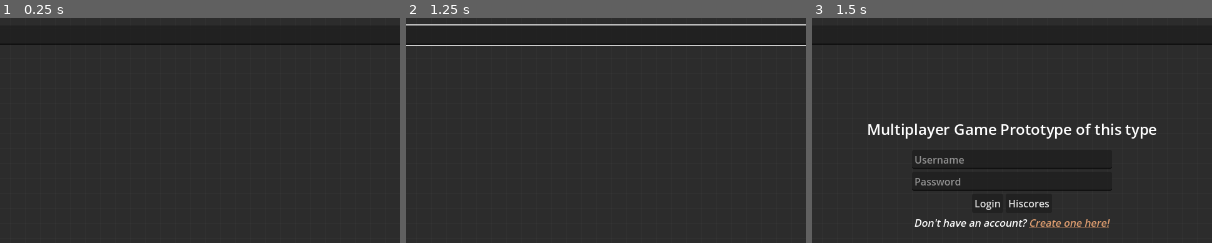
Above: before the commit, frames 1-3 (left to right).
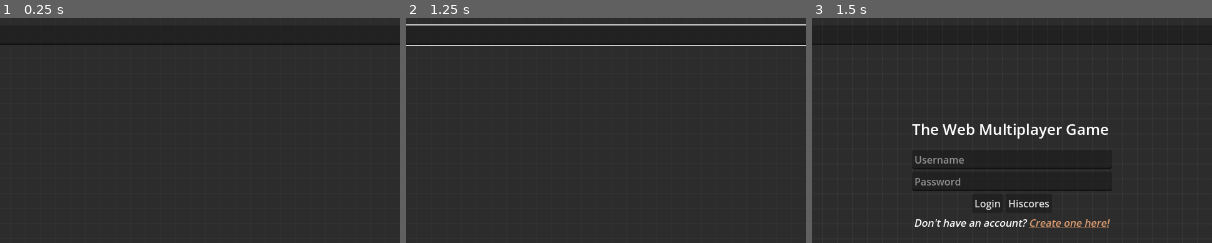
Above: after the commit, the same moments.

Repository: ghorshy/multiplayer-game
Game: Godot game, scene res://states/ingame/ingame.tscn
The game is run twice, just before and just after one commit, with the same random seed, the same clock (stepped at 60 frames per second) and the same inputs. This scene is started directly instead of the project's main scene.
Inputs (mouse positions are % of the whole screen's width and height, from its top left):
- Up to frame 1 (0.25 s): no input
- Up to frame 2 (1.25 s): click (51, 5) at 0.52 s; type "12" at 0.6 s
- Up to frame 3 (1.5 s): click "Logout" at 1.25 s
The pictures show only the part of the screen within x 25-75%, y 1-51%; the shares and areas given below are measured in that part.

Frames 1-2 are identical in both runs. In frame 3, 2.0% of the frame differs, in the area x 14-87%, y 46-54%.

Commit message:
some frontend changes

Diff:
--- a/client/states/connected/connected.tscn
+++ b/client/states/connected/connected.tscn
@@ -1,9 +1,10 @@
-[gd_scene load_steps=6 format=3 uid="uid://d05wbkrwbasxi"]
+[gd_scene load_steps=7 format=3 uid="uid://d05wbkrwbasxi"]
 
 [ext_resource type="Script" uid="uid://n8b0e4aako3j" path="res://states/connected/connected.gd" id="1_idi6s"]
 [ext_resource type="Script" uid="uid://qms7yu0yo86t" path="res://classes/log/log.gd" id="1_jx7w3"]
 [ext_resource type="PackedScene" uid="uid://de1d3yiee0ar8" path="res://classes/login_form/login_form.tscn" id="2_kh2bm"]
 [ext_resource type="PackedScene" uid="uid://wmg25wpbvlp5" path="res://classes/register_form/register_form.tscn" id="3_x7iwh"]
+[ext_resource type="Texture2D" uid="uid://v8hun2nit7o3" path="res://resources/grid.svg" id="5_tk3qr"]
 
 [sub_resource type="LabelSettings" id="LabelSettings_x7iwh"]
 font_size = 24
@@ -34,7 +35,7 @@
 
 [node name="Label" type="Label" parent="UI/MarginContainer/VBoxContainer2"]
 layout_mode = 2
-text = "Multiplayer Game Prototype of this type"
+text = "The Web Multiplayer Game"
 label_settings = SubResource("LabelSettings_x7iwh")
 
 [node name="VBoxContainer" type="VBoxContainer" parent="UI/MarginContainer/VBoxContainer2"]
@@ -65,3 +66,12 @@
 scroll_following = true
 script = ExtResource("1_jx7w3")
 metadata/_custom_type_script = "uid://qms7yu0yo86t"
+
+[node name="Background" type="Sprite2D" parent="UI/MarginContainer/VBoxContainer2"]
+modulate = Color(0.54901963, 0.54901963, 0.54901963, 0.2)
+z_index = -1
+texture_repeat = 2
+scale = Vector2(1.2, 1.2)
+texture = ExtResource("5_tk3qr")
+region_enabled = true
+region_rect = Rect2(0, 0, 10000, 10000)
--- a/client/states/ingame/ingame.tscn
+++ b/client/states/ingame/ingame.tscn
@@ -70,7 +70,7 @@
 
 [node name="World" type="Node2D" parent="."]
 
-[node name="Sprite2D" type="Sprite2D" parent="."]
+[node name="Background" type="Sprite2D" parent="."]
 modulate = Color(0.54901963, 0.54901963, 0.54901963, 0.2)
 z_index = -1
 texture_repeat = 2
